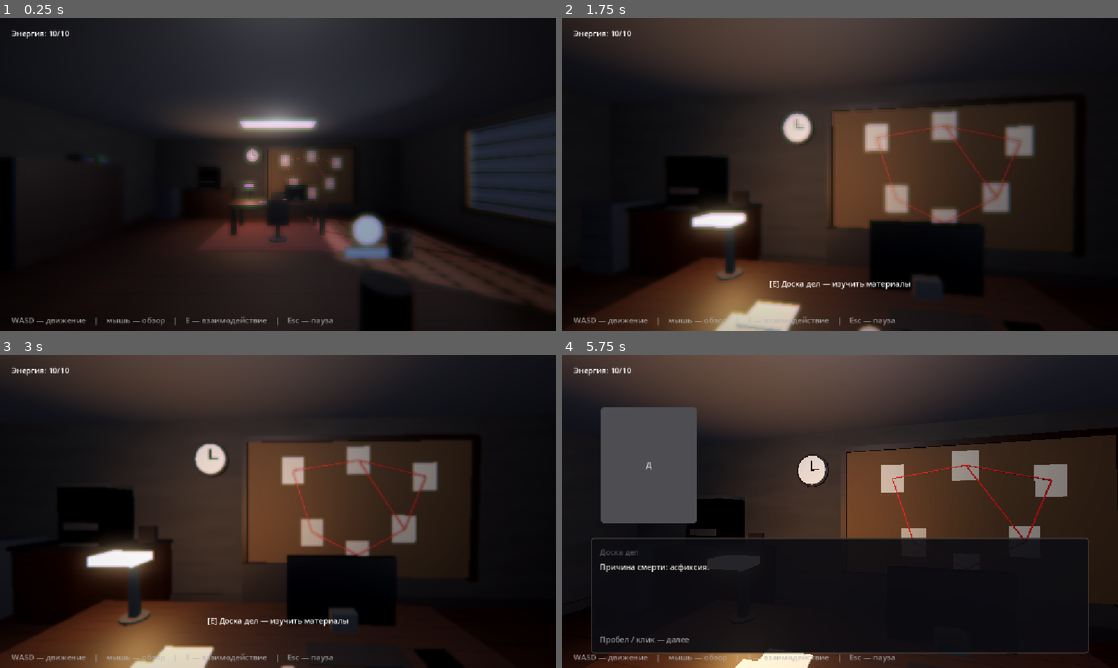
Above: before the commit, frames 1-4 (two rows, left to right).
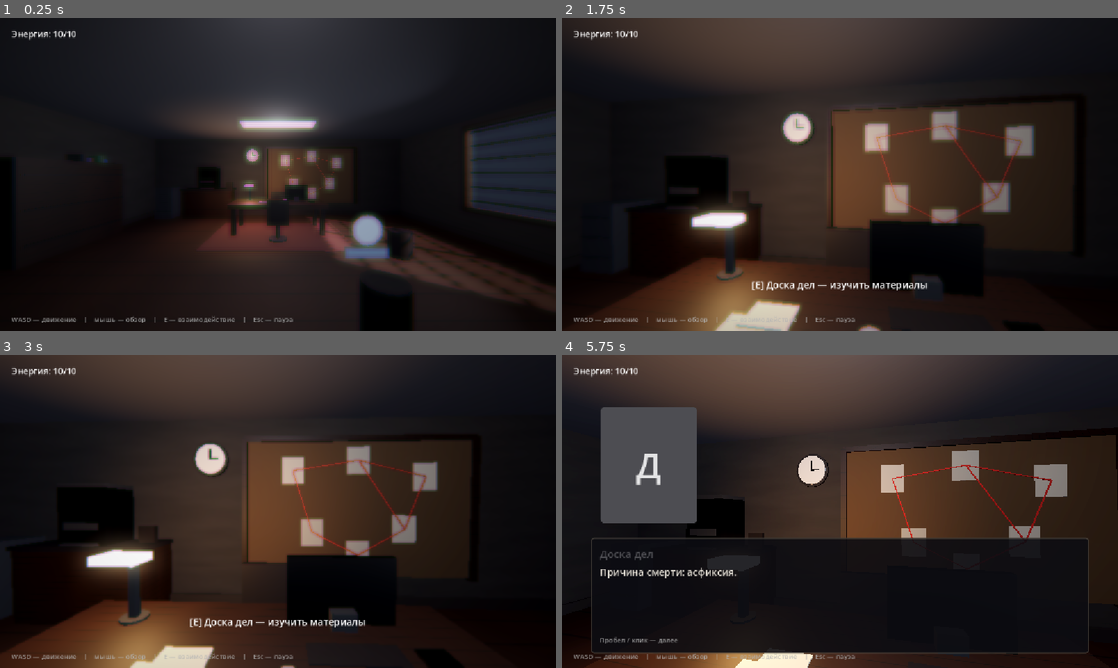
Above: after the commit, the same moments.

Repository: vtyurin89/first-degree-v-2
Game: Godot game, scene res://scenes/Office3D.tscn
Two runs of this game, one before a commit and one after it. Both use one fixed random seed, a clock stepped at 60 frames per second and the inputs below. This scene is started directly instead of the project's main scene.
Inputs (mouse positions are in pixels of both pictures, inside the frame that each line leads up to):
- Up to frame 1 (0.25 s): no input
- Up to frame 2 (1.75 s): tap Enter at 0.5 s; move the mouse to (867, 174) at 0.52 s; hold Space (advance) 0.53-1.28 s; hold W (move_forward) from 0.53 s (still down); click (867, 174) at 0.67 s; move the mouse to (812, 174) at 1.27 s; tap E (interact) at 1.35 s
- Up to frame 3 (3 s): keep holding W (move_forward); move the mouse to (289, 505) at 2.02 s; tap Enter at 2.1 s; tap Space (advance) at 2.75 s; move the mouse to (272, 517) at 2.77 s; tap Keypad Enter at 2.85 s; click (272, 517) at 2.92 s
- Up to frame 4 (5.75 s): tap Enter at 3.5, 5.1 s; move the mouse to (878, 514) at 3.52 s; hold Space (advance) 3.53-4.28 s; move the mouse to (795, 508) at 4.27 s; tap E (interact) at 4.35 s; move the mouse to (840, 511) at 5.02 s; release W (move_forward) at 5.03 s; hold S (move_back) from 5.03 s (still down); click (840, 511) at 5.17 s

The runs differ from the first frame. In frame 1, 0.7% of the frame differs, in the area x 2-60%, y 3-99%; in frame 2, 1.1%; in frame 3, 1.1%; in frame 4, 1.7%.

Commit message:
fix: main menu styles

Diff:
--- a/project.godot
+++ b/project.godot
@@ -20,8 +20,8 @@
 GameManager="*res://scripts/autoload/GameManager.gd"
 DialogueStateManager="*res://scripts/autoload/DialogueStateManager.gd"
 SaveManager="*res://scripts/autoload/SaveManager.gd"
+ThemeManager="*res://scripts/autoload/ThemeManager.gd"
 MenuController="*res://scripts/autoload/MenuController.gd"
-ThemeManager="*res://scripts/autoload/ThemeManager.gd"
 
 [display]
 
--- a/scripts/autoload/MenuController.gd
+++ b/scripts/autoload/MenuController.gd
@@ -63,6 +63,7 @@
 	add_child(_pause_layer)
 
 	_pause_menu = MenuScreen.new()
+	_pause_menu.theme = ThemeManager.get_theme()
 	_pause_layer.add_child(_pause_menu)
 	_pause_menu.configure(MenuScreen.Mode.PAUSE)
 	_pause_menu.action_selected.connect(_on_pause_action)
@@ -99,6 +100,7 @@
 	_screen_layer.process_mode = Node.PROCESS_MODE_ALWAYS
 	add_child(_screen_layer)
 	_screen = SaveLoadScreen.new()
+	_screen.theme = ThemeManager.get_theme()
 	_screen_layer.add_child(_screen)
 	_screen.configure(mode)
 	_screen.closed.connect(close_screen)
@@ -124,6 +126,7 @@
 func show_modal(title: String, message: String, options: Array, on_result: Callable = Callable(), sub_message: String = "", show_icon: bool = true) -> ModalDialog:
 	_dismiss_modal()
 	_modal = ModalDialog.new()
+	_modal.theme = ThemeManager.get_theme()
 	_modal_layer.add_child(_modal)
 	_modal.configure(title, message, options, sub_message, show_icon)
 	_modal.option_selected.connect(func(value: String) -> void:
@@ -139,6 +142,7 @@
 func show_input_modal(title: String, message: String, placeholder: String, on_confirm: Callable, initial_text: String = "", sub_message: String = "") -> ModalDialog:
 	_dismiss_modal()
 	_modal = ModalDialog.new()
+	_modal.theme = ThemeManager.get_theme()
 	_modal_layer.add_child(_modal)
 	_modal.configure(
 		title,
@@ -230,6 +234,7 @@
 	_indicator_layer.process_mode = Node.PROCESS_MODE_ALWAYS
 	add_child(_indicator_layer)
 	_indicator = Label.new()
+	_indicator.theme = ThemeManager.get_theme()
 	_indicator.theme_type_variation = UITheme.SMALL
 	_indicator.add_theme_color_override("font_color", UIPalette.TEXT_DIM)
 	_indicator.mouse_filter = Control.MOUSE_FILTER_IGNORE
--- a/scripts/autoload/ThemeManager.gd
+++ b/scripts/autoload/ThemeManager.gd
@@ -1,6 +1,13 @@
 extends Node
+
+var _theme: Theme
 
 
 func _ready() -> void:
 	process_mode = Node.PROCESS_MODE_ALWAYS
-	get_tree().root.theme = UITheme.build_theme()
+	_theme = UITheme.build_theme()
+	get_tree().root.theme = _theme
+
+
+func get_theme() -> Theme:
+	return _theme
--- a/scripts/exploration/Office3D.gd
+++ b/scripts/exploration/Office3D.gd
@@ -139,6 +139,7 @@
 	player.set_physics_process(false)
 	_prompt.visible = false
 	_vnbox = VNBox.new()
+	_vnbox.theme = ThemeManager.get_theme()
 	_ui_layer.add_child(_vnbox)
 	var box := _vnbox
 	box.finished.connect(func() -> void:
@@ -552,6 +553,7 @@
 
 	var energy := Label.new()
 	energy.text = "Энергия: %d/%d" % [GameManager.player_energy, GameManager.MAX_ENERGY]
+	energy.theme = ThemeManager.get_theme()
 	energy.theme_type_variation = UITheme.HUD
 	energy.position = Vector2(24, 20)
 	_ui_layer.add_child(energy)
@@ -560,6 +562,7 @@
 
 	_prompt = Label.new()
 	_prompt.horizontal_alignment = HORIZONTAL_ALIGNMENT_CENTER
+	_prompt.theme = ThemeManager.get_theme()
 	_prompt.theme_type_variation = UITheme.PROMPT
 	_prompt.anchor_left = 0.0
 	_prompt.anchor_right = 1.0
@@ -572,6 +575,7 @@
 
 	_toast = Label.new()
 	_toast.horizontal_alignment = HORIZONTAL_ALIGNMENT_CENTER
+	_toast.theme = ThemeManager.get_theme()
 	_toast.theme_type_variation = UITheme.HUD
 	_toast.modulate = Color(0.95, 0.85, 0.5, 0.0)
 	_toast.anchor_left = 0.0
@@ -584,6 +588,7 @@
 
 	var controls := Label.new()
 	controls.text = "WASD — движение    |    мышь — обзор    |    E — взаимодействие    |    Esc — пауза"
+	controls.theme = ThemeManager.get_theme()
 	controls.theme_type_variation = UITheme.SMALL
 	controls.modulate = Color(0.7, 0.7, 0.7, 0.8)
 	controls.anchor_left = 0.0
--- a/scripts/vn/InterrogationUI.gd
+++ b/scripts/vn/InterrogationUI.gd
@@ -27,6 +27,7 @@
 func _ready() -> void:
 	set_anchors_and_offsets_preset(Control.PRESET_FULL_RECT)
 	mouse_filter = Control.MOUSE_FILTER_PASS
+	theme = ThemeManager.get_theme()
 	Input.mouse_mode = Input.MOUSE_MODE_VISIBLE
 	GameManager.set_state(GameManager.GameState.INTERROGATION)
 	_build_ui()
